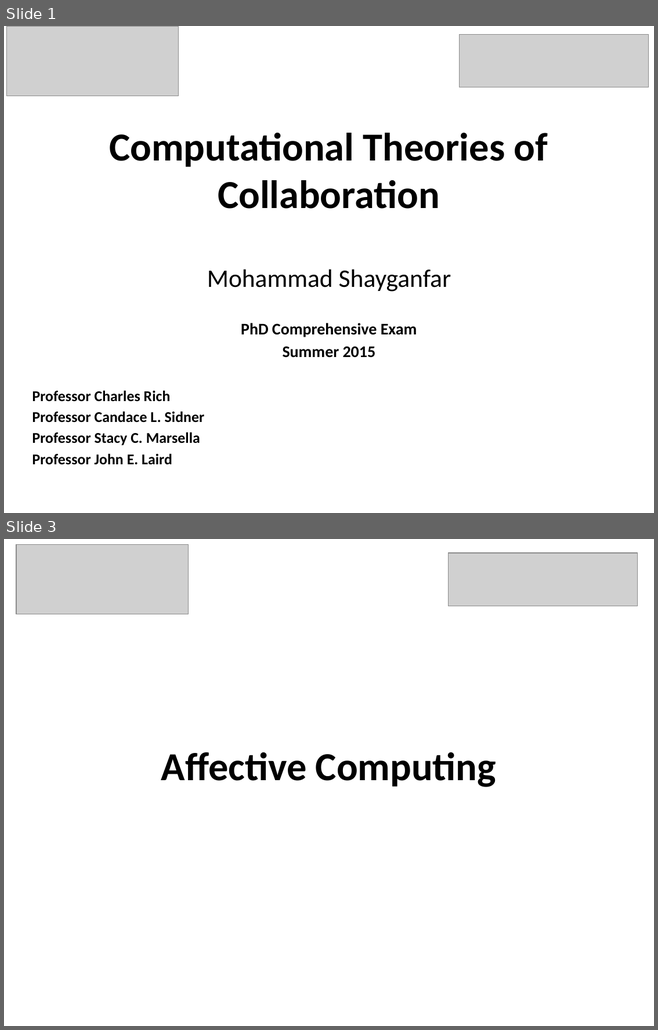
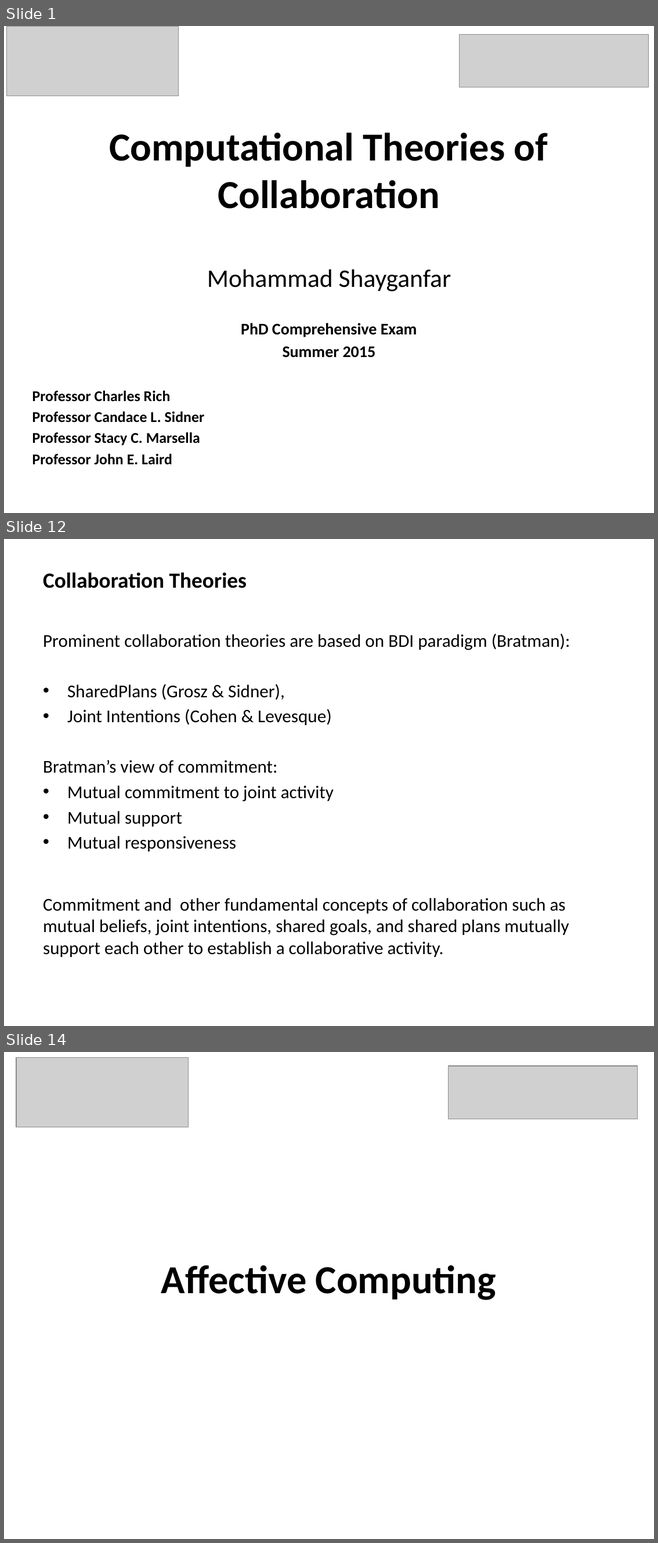
Before and after one commit to mshayganfar/CompExam1, a slide deck: presentation/PhD-comprehensive-exam.pptx. Shown one above the other, each under a label of ours: slides 1 and 3 before the commit, slides 1, 12 and 14 after it; the slides between them are not shown. The pictures are 658x1030 and 658x1543 pixels, drawn with LibreOffice and Linux fonts; fonts in the diff are those of the drawing; grey boxes stand for pictures. Boxes give left, top, right and bottom in pixels: in the first picture for what was removed or moved away, otherwise in the second. Text is boxed around its words. In the diff, an @@ line names an element or a change of style, - is before the commit and + after.

```diff
--- a/presentation/PhD-comprehensive-exam.pptx
+++ b/presentation/PhD-comprehensive-exam.pptx
@@ slide 12 added at bbox=[4, 539, 654, 1026], background #FFFFFF @@
@@ text added at bbox=[43, 572, 246, 588], 24 pt, text #000000, bold @@
+Collaboration Theories
@@ text added at bbox=[43, 634, 570, 957], 20 pt, text #000000 @@
+Prominent collaboration theories are based on BDI paradigm (Bratman):
+• SharedPlans (Grosz & Sidner),
+• Joint Intentions (Cohen & Levesque)
+Bratman’s view of commitment:
+• Mutual commitment to joint activity
+• Mutual support
+• Mutual responsiveness
+Commitment and other fundamental concepts of collaboration such as mutual beliefs, joint intentions, shared goals, and shared plans mutually support each other to establish a collaborative activity.
@@ what was slide 3 is now slide 14 @@
```
Also in this commit, not shown: 11 other slides added, 1 slide removed, 1 other file.
